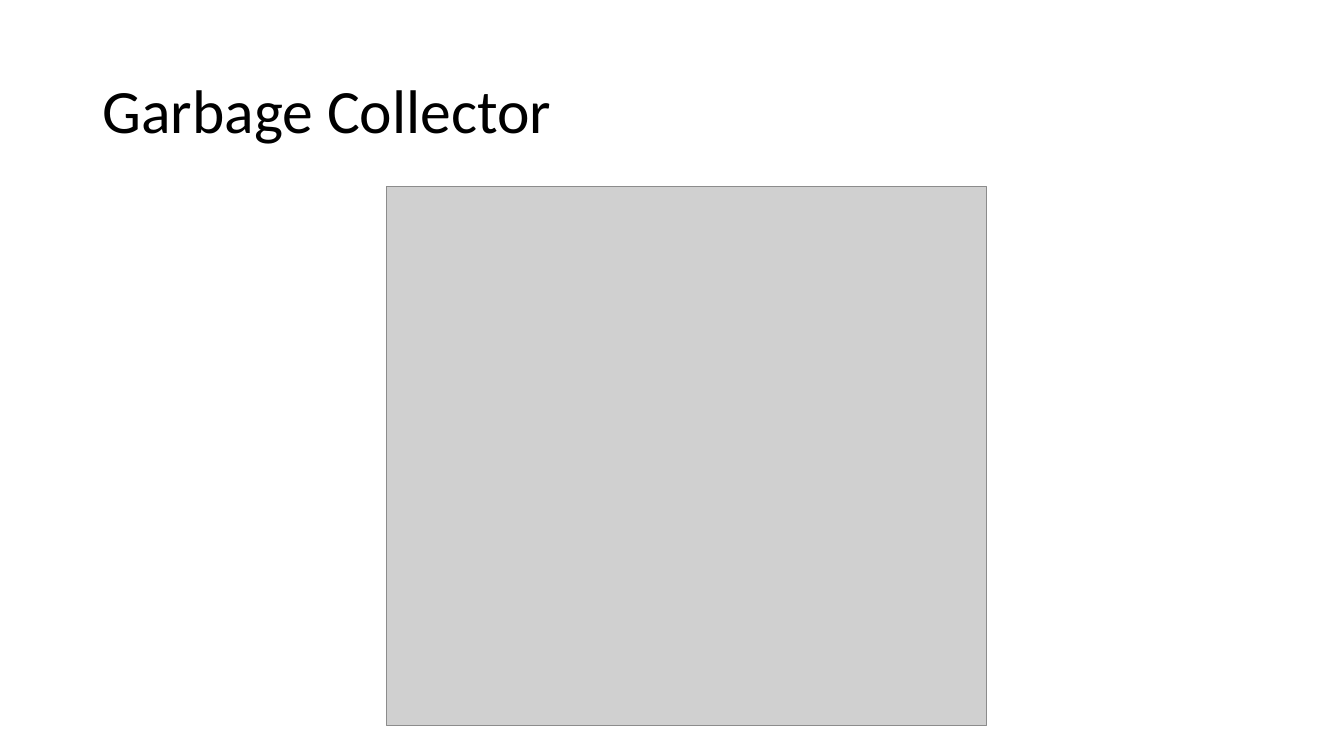
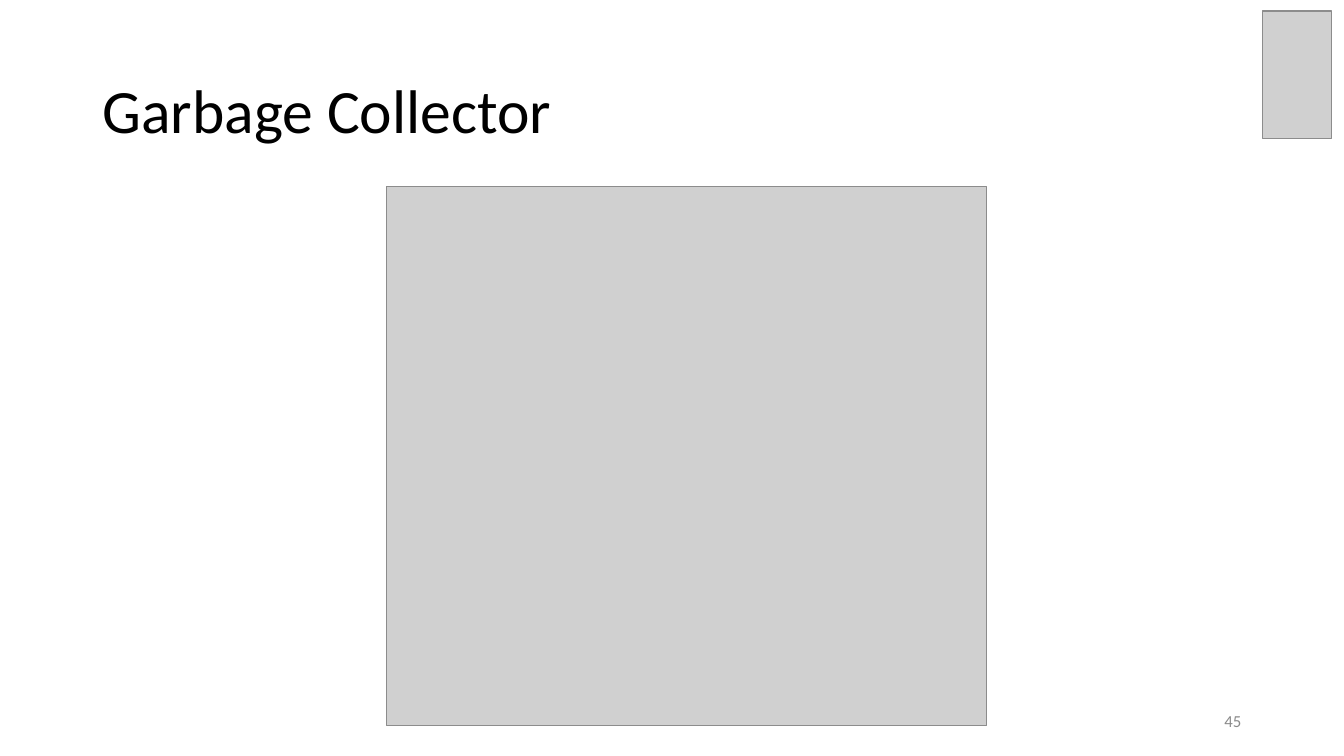
Before and after one commit to brahinets/GeekHub-J4W-8, a slide deck: slide 45 of Lectures/Lesson 01 - Intro.pptx. Drawn at 1344x756 pixels with LibreOffice and Linux fonts; fonts in the diff are those of the drawing; grey boxes stand for pictures. Boxes give left, top, right and bottom in pixels: in the first picture for what was removed or moved away, otherwise in the second. Text is boxed around its words. In the diff, an @@ line names an element or a change of style, - is before the commit and + after.

```diff
--- a/Lectures/Lesson 01 - Intro.pptx
+++ b/Lectures/Lesson 01 - Intro.pptx
@@ picture added at [1263, 11, 1332, 139] @@
@@ page number added at [1224, 716, 1241, 727], 12 pt, text #8C8C8C @@
+45
```
Also in this commit, not shown: 54 other slides changed, 1 other file.
